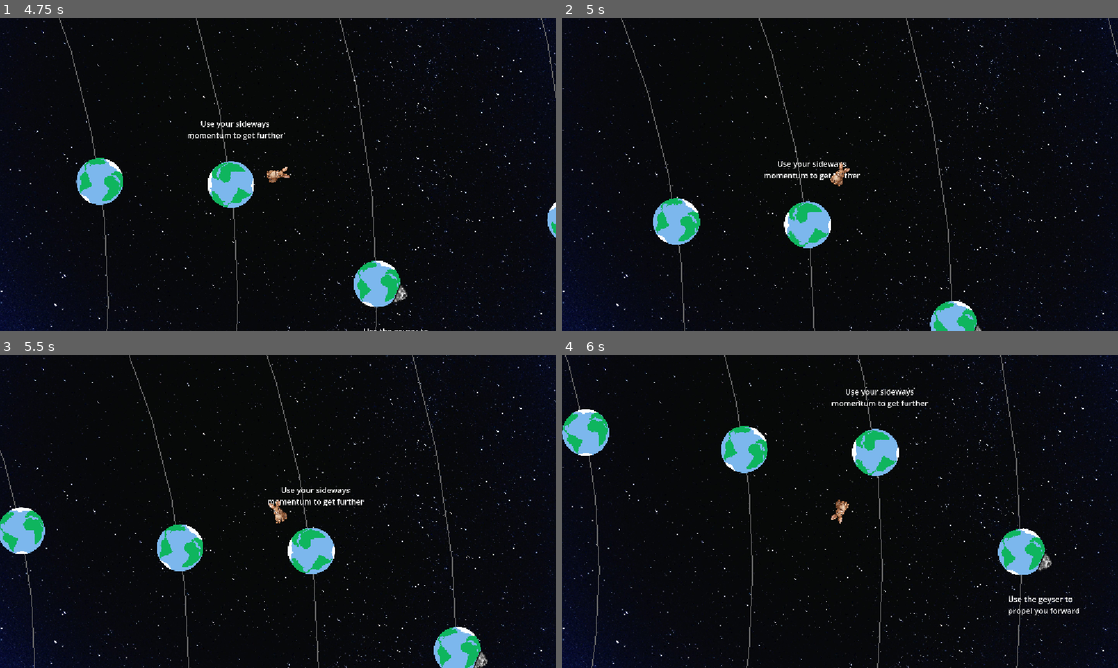
Above: before the commit, frames 1-4 (two rows, left to right).
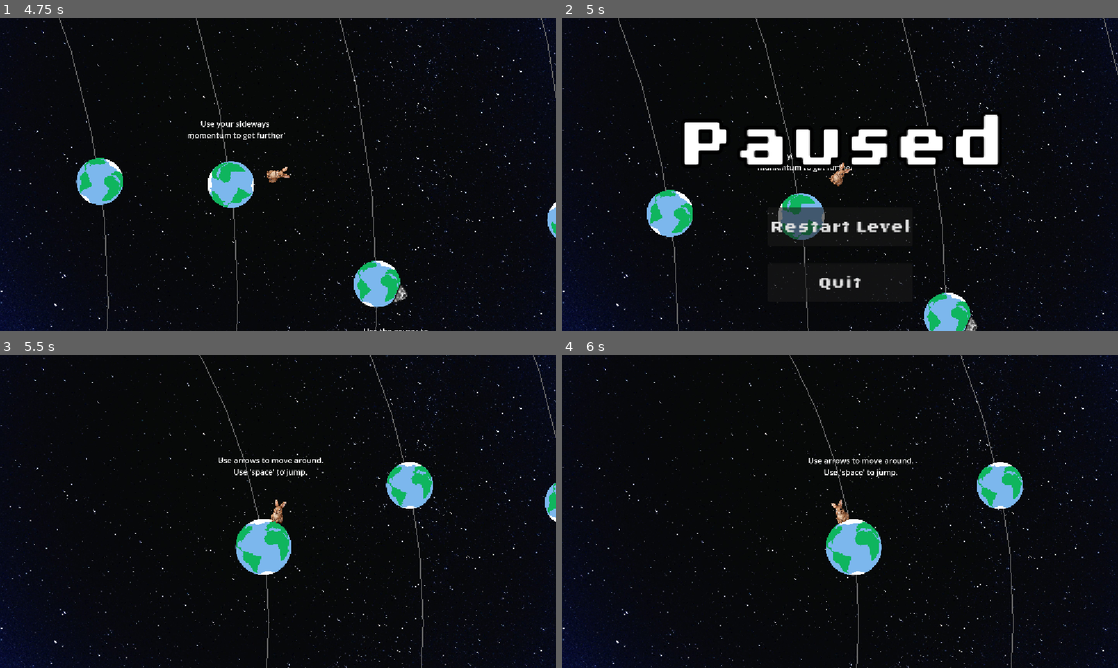
Above: after the commit, the same moments.

Repository: Dandandooo/planet-hopper
Game: Godot game, scene res://levels/main_menu.tscn
The game is run twice, just before and just after one commit, with the same random seed, the same clock (stepped at 60 frames per second) and the same inputs. Sound files missing from this copy of the repository are replaced by a short silence.
Inputs (mouse positions are in pixels of both pictures, inside the frame that each line leads up to):
- Up to frame 1 (4.75 s): click "New Game" at 0.5 s; tap E (radio) at 1.25, 1.35, 2, 2.75, 3.5, 3.6, 4.25 s; move the mouse to (400, 158) at 1.27 s; hold Right (right) 1.28-2.03 s; click (400, 158) at 1.42 s; tap Space (jump) at 1.52, 2.27, 3.77, 4.52 s; move the mouse to (166, 190) at 2.02 s; hold Left (left) 2.03-2.78 s; tap Enter at 2.1, 4.35 s; move the mouse to (333, 105) at 2.77 s; hold Right (right) 2.78-4.28 s; tap F at 2.85 s; move the mouse to (250, 237) at 3.52 s; click (250, 237) at 3.67 s; move the mouse to (444, 221) at 4.27 s; hold Left (left) from 4.28 s (still down)
- Up to frame 2 (5 s): keep holding Left (left); tap Escape (pause, bound only after the commit) at 4.9 s
- Up to frame 3 (5.5 s): release Left (left) at 5 s; click (278, 564) at 5 s, where only the run after the commit has a clickable "Restart Level"
- Up to frame 4 (6 s): tap E (radio) at 5.75 s; move the mouse to (673, 464) at 5.77 s; hold Left (left) from 5.78 s (still down); tap F at 5.85 s

Frame 1 is identical in both runs. In frame 2, 8.4% of the frame differs, in the area x 10-100%, y 0-100%; in frame 3, 8.1%; in frame 4, 8.1%.

Commit message:
pushing pause menu no saving

Diff:
--- /dev/null
+++ b/components/pause_menu.gd
@@ -0,0 +1,28 @@
+extends Control
+
+
+# Called when the node enters the scene tree for the first time.
+func _ready() -> void:
+	pass # Replace with function body.
+
+
+# Called every frame. 'delta' is the elapsed time since the previous frame.
+func _process(delta: float) -> void:
+	pass
+
+
+#func _on_button_pressed() -> void:
+#	print("restart level pressed")
+#	get_tree().change_scene_to_file(GameState.get_current_level())
+
+
+func _on_restart_pressed() -> void:
+	print("restart level pressed")
+	Engine.time_scale = 1
+	get_tree().change_scene_to_file(GameState.get_current_level())
+
+
+func _on_quit_pressed() -> void:
+	print("Quit pressed")
+	Engine.time_scale = 1
+	get_tree().change_scene_to_file("res://levels/main_menu.tscn")
--- /dev/null
+++ b/components/pause_menu.tscn
@@ -0,0 +1,68 @@
+[gd_scene load_steps=3 format=3 uid="uid://xld3mp8mtllw"]
+
+[ext_resource type="Script" uid="uid://dlr8ifna62k45" path="res://components/pause_menu.gd" id="1_og5bs"]
+[ext_resource type="FontFile" uid="uid://boceqylwt2ko5" path="res://assets/fonts/LoRes9PlusOT-WideBoldAlt.otf" id="1_q8rfj"]
+
+[node name="Pause Menu" type="Control"]
+layout_mode = 3
+anchors_preset = 15
+anchor_right = 1.0
+anchor_bottom = 1.0
+grow_horizontal = 2
+grow_vertical = 2
+script = ExtResource("1_og5bs")
+
+[node name="RichTextLabel" type="RichTextLabel" parent="."]
+z_index = 1
+texture_repeat = 2
+layout_mode = 1
+anchors_preset = -1
+anchor_right = 1.003
+anchor_bottom = 0.99500006
+offset_right = 2.5439453
+offset_bottom = -124.76007
+theme_override_colors/default_color = Color(1, 1, 1, 1)
+theme_override_colors/font_shadow_color = Color(0, 0, 0, 1)
+theme_override_constants/shadow_outline_size = 30
+theme_override_constants/shadow_offset_x = 0
+theme_override_constants/shadow_offset_y = 0
+theme_override_fonts/normal_font = ExtResource("1_q8rfj")
+theme_override_font_sizes/normal_font_size = 130
+text = "Paused"
+scroll_active = false
+horizontal_alignment = 1
+vertical_alignment = 1
+
+[node name="Button" type="Button" parent="."]
+layout_mode = 1
+anchors_preset = -1
+anchor_right = 1.0
+anchor_bottom = 1.0
+offset_left = 426.5
+offset_top = 392.0
+offset_right = -426.5
+offset_bottom = -176.0
+grow_horizontal = 2
+grow_vertical = 2
+theme_override_fonts/font = ExtResource("1_q8rfj")
+theme_override_font_sizes/font_size = 32
+text = "Restart Level"
+
+[node name="Button3" type="Button" parent="."]
+layout_mode = 1
+anchors_preset = -1
+anchor_right = 1.0
+anchor_bottom = 1.0
+offset_left = 426.5
+offset_top = 508.0
+offset_right = -426.5
+offset_bottom = -60.0
+grow_horizontal = 2
+grow_vertical = 2
+theme_override_fonts/font = ExtResource("1_q8rfj")
+theme_override_font_sizes/font_size = 32
+text = "Quit
+"
+
+[connection signal="pressed" from="Button" to="." method="_on_restart_pressed"]
+[connection signal="pressed" from="Button3" to="." method="_on_quit_pressed"]
--- a/levels/level1.tscn
+++ b/levels/level1.tscn
@@ -1,5 +1,6 @@
-[gd_scene load_steps=12 format=3 uid="uid://c7oe8aqjds456"]
+[gd_scene load_steps=14 format=3 uid="uid://c7oe8aqjds456"]
 
+[ext_resource type="Script" uid="uid://diugk8dxpls4g" path="res://levels/main.gd" id="1_yydhl"]
 [ext_resource type="PackedScene" uid="uid://cnwn1hmwygwlf" path="res://components/wabbit.tscn" id="2_b3oru"]
 [ext_resource type="PackedScene" uid="uid://ba7mr1kx7f5wf" path="res://components/planet.tscn" id="2_pdtm5"]
 [ext_resource type="PackedScene" uid="uid://bxdkv7mas3nr3" path="res://components/star.tscn" id="3_61w3m"]
@@ -9,6 +10,7 @@
 [ext_resource type="PackedScene" uid="uid://c8k3n4j2m5x0i" path="res://components/radio_station.tscn" id="7_8hd6v"]
 [ext_resource type="FontFile" uid="uid://b8vopmule5iep" path="res://assets/fonts/FairwaterDecoSerif-Regular.otf" id="8_045es"]
 [ext_resource type="PackedScene" uid="uid://cop34v84kwdsj" path="res://components/tower.tscn" id="8_omn1t"]
+[ext_resource type="PackedScene" uid="uid://xld3mp8mtllw" path="res://components/pause_menu.tscn" id="11_bekh1"]
 
 [sub_resource type="PhysicsMaterial" id="PhysicsMaterial_pdtm5"]
 rough = true
@@ -19,6 +21,7 @@
 default_font_size = 64
 
 [node name="Node2D" type="Node2D"]
+script = ExtResource("1_yydhl")
 
 [node name="CanvasLayer" type="CanvasLayer" parent="."]
 layer = -1
@@ -84,3 +87,8 @@
 offset_bottom = 146.0
 theme = SubResource("Theme_8hd6v")
 text = "Level 1"
+
+[node name="UI" type="CanvasLayer" parent="."]
+layer = 10000
+
+[node name="PauseMenu" parent="UI" instance=ExtResource("11_bekh1")]
--- a/levels/level2.tscn
+++ b/levels/level2.tscn
@@ -1,12 +1,15 @@
-[gd_scene load_steps=6 format=3 uid="uid://gvdfuekwe7c7"]
+[gd_scene load_steps=8 format=3 uid="uid://gvdfuekwe7c7"]
 
+[ext_resource type="Script" uid="uid://diugk8dxpls4g" path="res://levels/main.gd" id="1_76ugp"]
 [ext_resource type="Texture2D" uid="uid://bbwg8hnd1ptq6" path="res://assets/space.jpeg" id="1_qyb5k"]
 [ext_resource type="PackedScene" uid="uid://bxdkv7mas3nr3" path="res://components/star.tscn" id="2_py88r"]
 [ext_resource type="PackedScene" uid="uid://ba7mr1kx7f5wf" path="res://components/planet.tscn" id="3_g1dg4"]
 [ext_resource type="PackedScene" uid="uid://cop34v84kwdsj" path="res://components/tower.tscn" id="4_g1dg4"]
 [ext_resource type="PackedScene" uid="uid://cnwn1hmwygwlf" path="res://components/wabbit.tscn" id="4_py88r"]
+[ext_resource type="PackedScene" uid="uid://xld3mp8mtllw" path="res://components/pause_menu.tscn" id="7_e8p81"]
 
 [node name="Level2" type="Node2D"]
+script = ExtResource("1_76ugp")
 
 [node name="CanvasLayer" type="CanvasLayer" parent="."]
 layer = -1
@@ -57,3 +60,8 @@
 theme_override_font_sizes/font_size = 32
 text = "Use double jump to make it further"
 autowrap_mode = 2
+
+[node name="UI" type="CanvasLayer" parent="."]
+layer = 10000
+
+[node name="PauseMenu" parent="UI" instance=ExtResource("7_e8p81")]
--- a/levels/level3.tscn
+++ b/levels/level3.tscn
@@ -1,12 +1,15 @@
-[gd_scene load_steps=6 format=3 uid="uid://dwm8s0vku5v1v"]
+[gd_scene load_steps=8 format=3 uid="uid://dwm8s0vku5v1v"]
 
 [ext_resource type="Texture2D" uid="uid://bbwg8hnd1ptq6" path="res://assets/space.jpeg" id="1_0fm5q"]
+[ext_resource type="Script" uid="uid://diugk8dxpls4g" path="res://levels/main.gd" id="1_1xfnq"]
 [ext_resource type="PackedScene" uid="uid://cnwn1hmwygwlf" path="res://components/wabbit.tscn" id="1_aaqj5"]
 [ext_resource type="PackedScene" uid="uid://bxdkv7mas3nr3" path="res://components/star.tscn" id="2_0fm5q"]
 [ext_resource type="PackedScene" uid="uid://ba7mr1kx7f5wf" path="res://components/planet.tscn" id="3_cpie4"]
 [ext_resource type="PackedScene" uid="uid://cop34v84kwdsj" path="res://components/tower.tscn" id="3_udvx3"]
+[ext_resource type="PackedScene" uid="uid://xld3mp8mtllw" path="res://components/pause_menu.tscn" id="6_udvx3"]
 
 [node name="Level3" type="Node2D"]
+script = ExtResource("1_1xfnq")
 
 [node name="CanvasLayer" type="CanvasLayer" parent="."]
 layer = -1
@@ -43,3 +46,8 @@
 position = Vector2(-200, -290)
 rotation = -0.6091199
 scale = Vector2(2, 2)
+
+[node name="UI" type="CanvasLayer" parent="."]
+layer = 10000
+
+[node name="PauseMenu" parent="UI" instance=ExtResource("6_udvx3")]
--- /dev/null
+++ b/levels/main.gd
@@ -0,0 +1,22 @@
+extends Node2D
+
+@onready var pause_menu = $UI/PauseMenu
+var paused = false
+
+func _ready() -> void:
+	pause_menu.hide()
+
+# Called every frame. 'delta' is the elapsed time since the previous frame.
+func _process(delta: float) -> void:
+	if Input.is_action_just_pressed("pause"):
+		pauseMenu()
+
+func pauseMenu():
+	if paused:
+		pause_menu.hide()
+		Engine.time_scale = 1
+	else:
+		pause_menu.show()
+		Engine.time_scale = 0
+
+	paused = !paused
--- a/levels/tutorial_level.tscn
+++ b/levels/tutorial_level.tscn
@@ -1,17 +1,20 @@
-[gd_scene load_steps=8 format=3 uid="uid://cfwrx7hvmks1a"]
+[gd_scene load_steps=10 format=3 uid="uid://cfwrx7hvmks1a"]
 
+[ext_resource type="Script" uid="uid://diugk8dxpls4g" path="res://levels/main.gd" id="1_12eng"]
 [ext_resource type="Texture2D" uid="uid://bbwg8hnd1ptq6" path="res://assets/space.jpeg" id="1_xwp4u"]
 [ext_resource type="PackedScene" uid="uid://cnwn1hmwygwlf" path="res://components/wabbit.tscn" id="2_o434n"]
 [ext_resource type="PackedScene" uid="uid://bxdkv7mas3nr3" path="res://components/star.tscn" id="3_707yn"]
 [ext_resource type="PackedScene" uid="uid://ba7mr1kx7f5wf" path="res://components/planet.tscn" id="4_12eng"]
 [ext_resource type="PackedScene" uid="uid://qwry8a8465u4" path="res://components/geyser.tscn" id="5_7dfxr"]
 [ext_resource type="PackedScene" uid="uid://cop34v84kwdsj" path="res://components/tower.tscn" id="6_o434n"]
+[ext_resource type="PackedScene" uid="uid://xld3mp8mtllw" path="res://components/pause_menu.tscn" id="7_707yn"]
 
 [sub_resource type="PhysicsMaterial" id="PhysicsMaterial_pdtm5"]
 rough = true
 absorbent = true
 
 [node name="Node2D" type="Node2D"]
+script = ExtResource("1_12eng")
 
 [node name="CanvasLayer" type="CanvasLayer" parent="."]
 layer = -1
@@ -131,3 +134,8 @@
 text = "Press 'E' next to the tower to complete the level"
 horizontal_alignment = 1
 autowrap_mode = 3
+
+[node name="UI" type="CanvasLayer" parent="."]
+layer = 10000
+
+[node name="PauseMenu" parent="UI" instance=ExtResource("7_707yn")]
--- a/project.godot
+++ b/project.godot
@@ -54,6 +54,11 @@
 "events": [Object(InputEventKey,"resource_local_to_scene":false,"resource_name":"","device":-1,"window_id":0,"alt_press …(192 unchanged characters)…
 ]
 }
+pause={
+"deadzone": 0.2,
+"events": [Object(InputEventKey,"resource_local_to_scene":false,"resource_name":"","device":-1,"window_id":0,"alt_pressed":false,"shift_pressed":false,"ctrl_pressed":false,"meta_pressed":false,"pressed":false,"keycode":0,"physical_keycode":4194305,"key_label":0,"unicode":0,"location":0,"echo":false,"script":null)
+]
+}
 
 [physics]
 
Not shown, added: components/pause_menu.gd.uid
Not shown, added: levels/main.gd.uid
